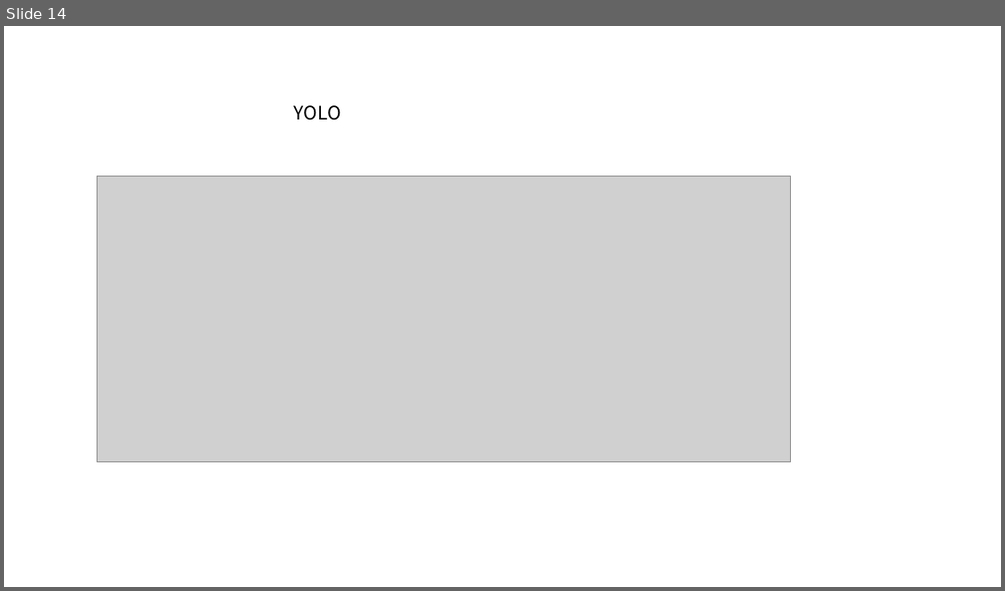
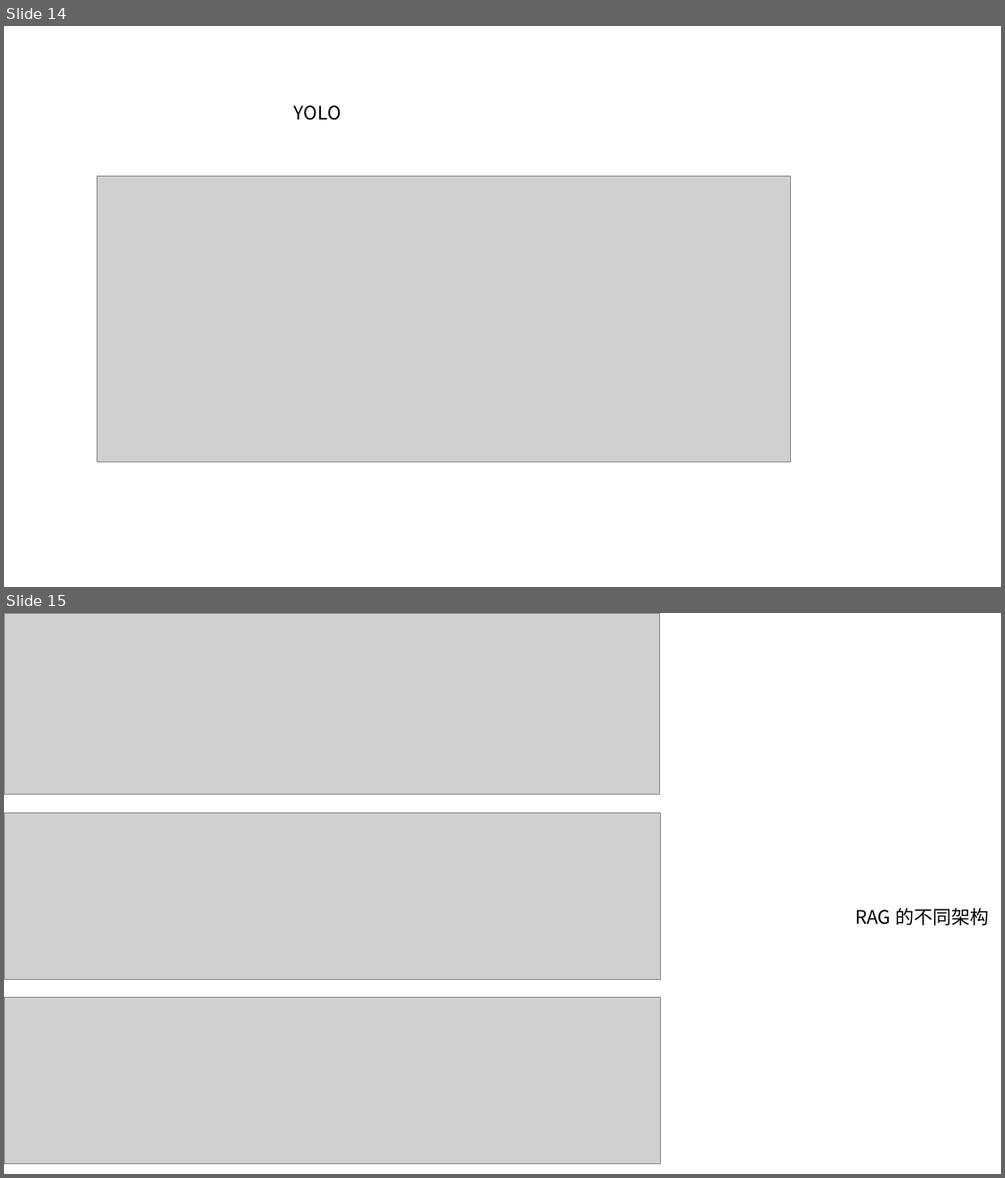
Before and after one commit to guofei9987/a, a slide deck: nn/nn.pptx. Shown one above the other, each under a label of ours: slide 14 before the commit, slides 14 and 15 after it. The pictures are 1005x591 and 1005x1178 pixels, drawn with LibreOffice and Linux fonts; fonts in the diff are those of the drawing; grey boxes stand for pictures; background and template pictures are left out. Boxes give left, top, right and bottom in pixels: in the first picture for what was removed or moved away, otherwise in the second. Text is boxed around its words. In the diff, an @@ line names an element or a change of style, - is before the commit and + after.

```diff
--- a/nn/nn.pptx
+++ b/nn/nn.pptx
@@ slide 15 added at <box>4,613,1001,1174</box>, background #FFFFFF @@
@@ picture added at <box>4,613,659,794</box> @@
@@ picture added at <box>4,812,661,980</box> @@
@@ text added at <box>855,908,988,925</box>, 18 pt, text #000000 @@
+RAG 的不同架构
@@ picture added at <box>4,997,661,1164</box> @@
```
Also in this commit, not shown: 1 slide removed, 1 other file.
